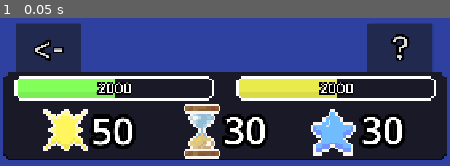
Above: before the commit, frame 1.
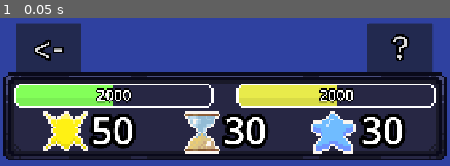
Above: after the commit, the same moment.

Repository: Nano95/project_RUNES
Game: Godot game, scene res://Scenes/GameUI.tscn
Same seed, same stepped clock (60 frames per second), same inputs: the game is played once before the commit and once after it. This scene is started directly instead of the project's main scene.
Inputs:
- Up to frame 1 (0.05 s): no input

The runs differ from the first frame. In frame 1, 35% of the frame differs, in the area x 1-99%, y 39-96%.

Commit message:
adjustments for game UI

Diff:
--- a/Scenes/GameUI.tscn
+++ b/Scenes/GameUI.tscn
@@ -5,7 +5,7 @@
 [ext_resource type="PackedScene" uid="uid://d3gwj83kl6yvi" path="res://Scenes/BattleRuneButton.tscn" id="2_qecx7"]
 [ext_resource type="PackedScene" uid="uid://om2m83fmhqt5" path="res://Scenes/BattleSettingsPanel.tscn" id="3_0hwcy"]
 [ext_resource type="Shader" uid="uid://ckjvhxujvm14n" path="res://Shaders/ArcadeFlash.gdshader" id="3_co6lq"]
-[ext_resource type="Theme" uid="uid://6l1e7tacwmvs" path="res://Resources/Themes/SubpanelT2_theme_res.tres" id="4_eh46d"]
+[ext_resource type="Theme" uid="uid://bahsos2kud6is" path="res://Resources/Themes/Panel_theme_res.tres" id="4_eh46d"]
 [ext_resource type="FontFile" uid="uid://dkwdv1gjlxyfy" path="res://TikTokSans_24pt-Regular.ttf" id="4_frnsy"]
 [ext_resource type="Texture2D" uid="uid://2mjbs0mmr2ya" path="res://Sprites/mid_progress_bar_top.png" id="5_co6lq"]
 [ext_resource type="Texture2D" uid="uid://opa2rothhy7x" path="res://Sprites/mid_progress_bar_progress.png" id="7_tii1l"]
@@ -129,10 +129,10 @@
 
 [node name="HpBar" type="TextureProgressBar" parent="TopSection" unique_id=332857752]
 layout_mode = 0
-offset_left = 23.0
-offset_top = 16.0
-offset_right = 103.0
-offset_bottom = 26.0
+offset_left = 22.0
+offset_top = 27.0
+offset_right = 102.0
+offset_bottom = 37.0
 scale = Vector2(4, 4)
 value = 50.0
 texture_over = ExtResource("5_co6lq")
@@ -153,9 +153,9 @@
 [node name="XpBar" type="TextureProgressBar" parent="TopSection" unique_id=163275558 node_paths=PackedStringArray("xp_lbl")]
 layout_mode = 0
 offset_left = 378.0
-offset_top = 16.0
+offset_top = 27.0
 offset_right = 458.0
-offset_bottom = 26.0
+offset_bottom = 37.0
 scale = Vector2(4, 4)
 value = 50.0
 texture_over = ExtResource("5_co6lq")
@@ -189,9 +189,9 @@
 material = SubResource("ShaderMaterial_7ifpd")
 layout_mode = 0
 offset_left = 97.00001
-offset_top = 11.000008
+offset_top = 10.0
 offset_right = 375.33337
-offset_bottom = 148.0
+offset_bottom = 147.0
 scale = Vector2(0.6, 0.6)
 pivot_offset = Vector2(60, 68.5)
 text = "50"
@@ -222,9 +222,9 @@
 z_index = -1
 layout_mode = 0
 offset_left = 453.0
-offset_top = 30.0
+offset_top = 28.0
 offset_right = 613.0
-offset_bottom = 190.0
+offset_bottom = 188.0
 mouse_filter = 2
 texture = ExtResource("14_y2kyv")
 
@@ -232,9 +232,9 @@
 material = SubResource("ShaderMaterial_j2gl1")
 layout_mode = 0
 offset_left = 101.0
-offset_top = 4.0
+offset_top = 6.0
 offset_right = 321.0
-offset_bottom = 141.0
+offset_bottom = 143.0
 scale = Vector2(0.6, 0.6)
 pivot_offset = Vector2(60, 68)
 text = "30"
Binary file changed: Sprites/HIT_ICON.png
Binary file changed: Sprites/HOURGLASS_ICON.png
Binary file changed: Sprites/MANA_ICON_v2.png
